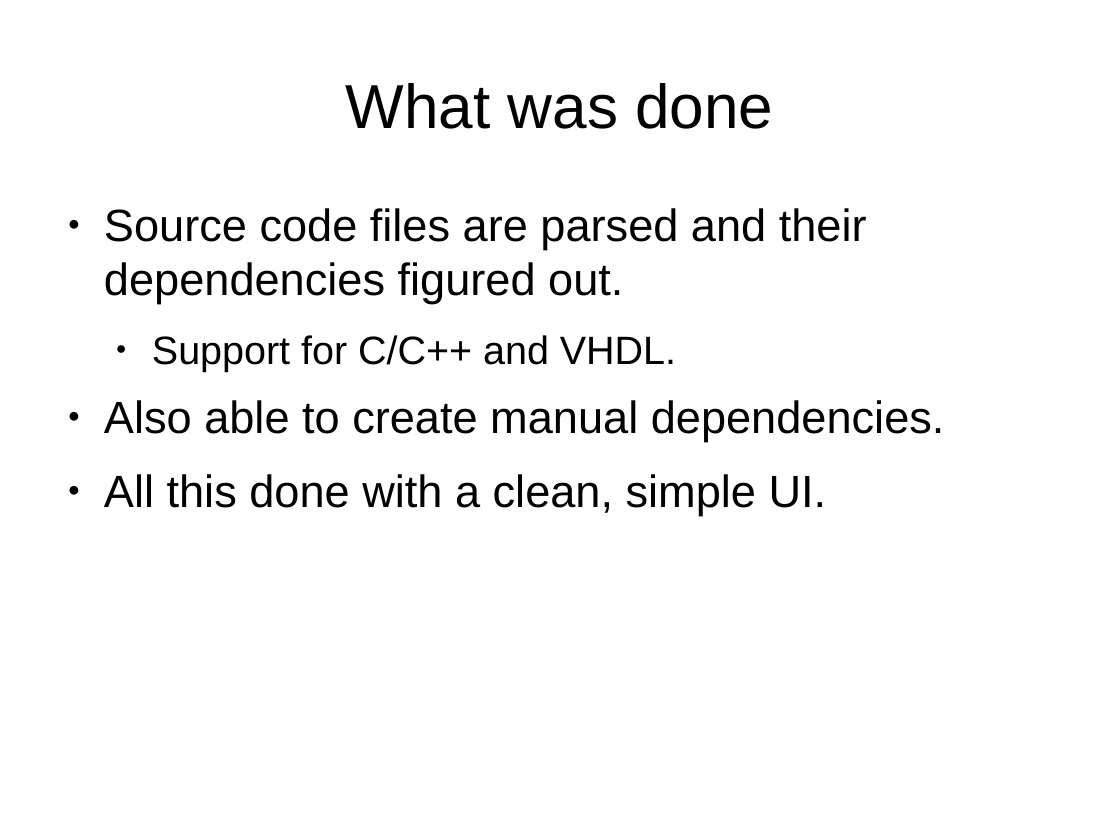
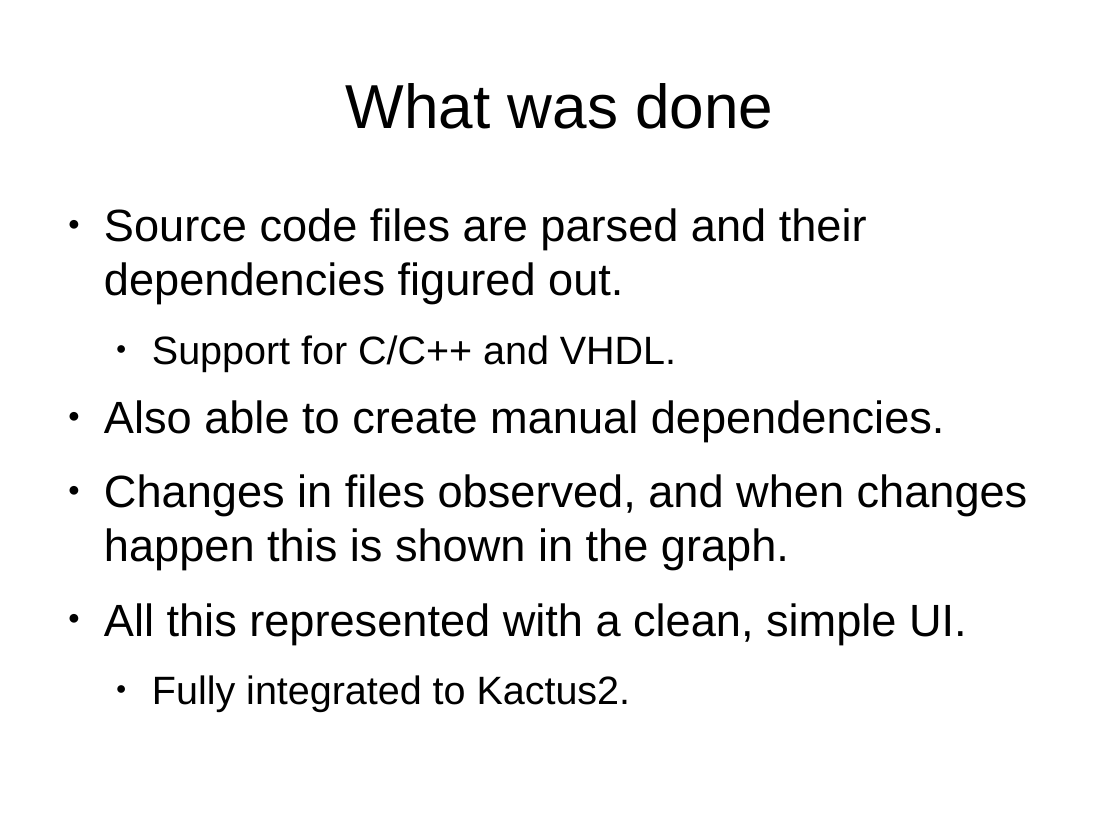
Before and after one commit to darwinbeing/kactus2all, a slide deck: slide 3 of Administrative/Final Report Slides.odp. Drawn at 1120x840 pixels with LibreOffice and Linux fonts; fonts in the diff are those of the drawing. Boxes give left, top, right and bottom in pixels: in the first picture for what was removed or moved away, otherwise in the second. Text is boxed around its words. In the diff, an @@ line names an element or a change of style, - is before the commit and + after.

Commit message:
[PERFECTIVE] Improved presentation slides.

```diff
--- a/Administrative/Final Report Slides.odp
+++ b/Administrative/Final Report Slides.odp
@@ text at (x1=104, y1=474, x2=1028, y2=644): text changed @@
-● All this done with a clean, simple UI.
+● Changes in files observed, and when changes happen this is shown in the graph.
+● All this represented with a clean, simple UI.
+  ● Fully integrated to Kactus2.
```
